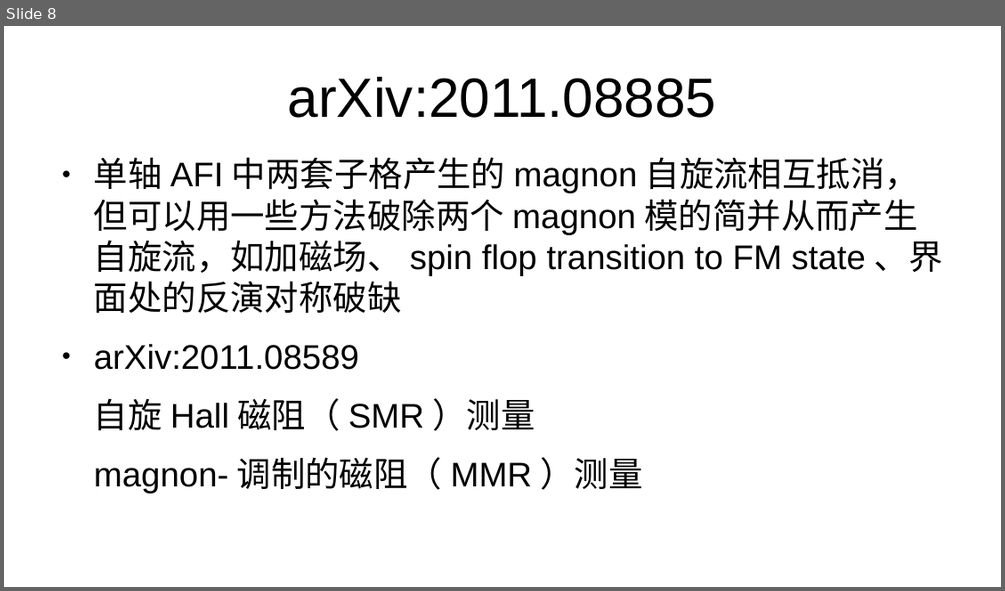
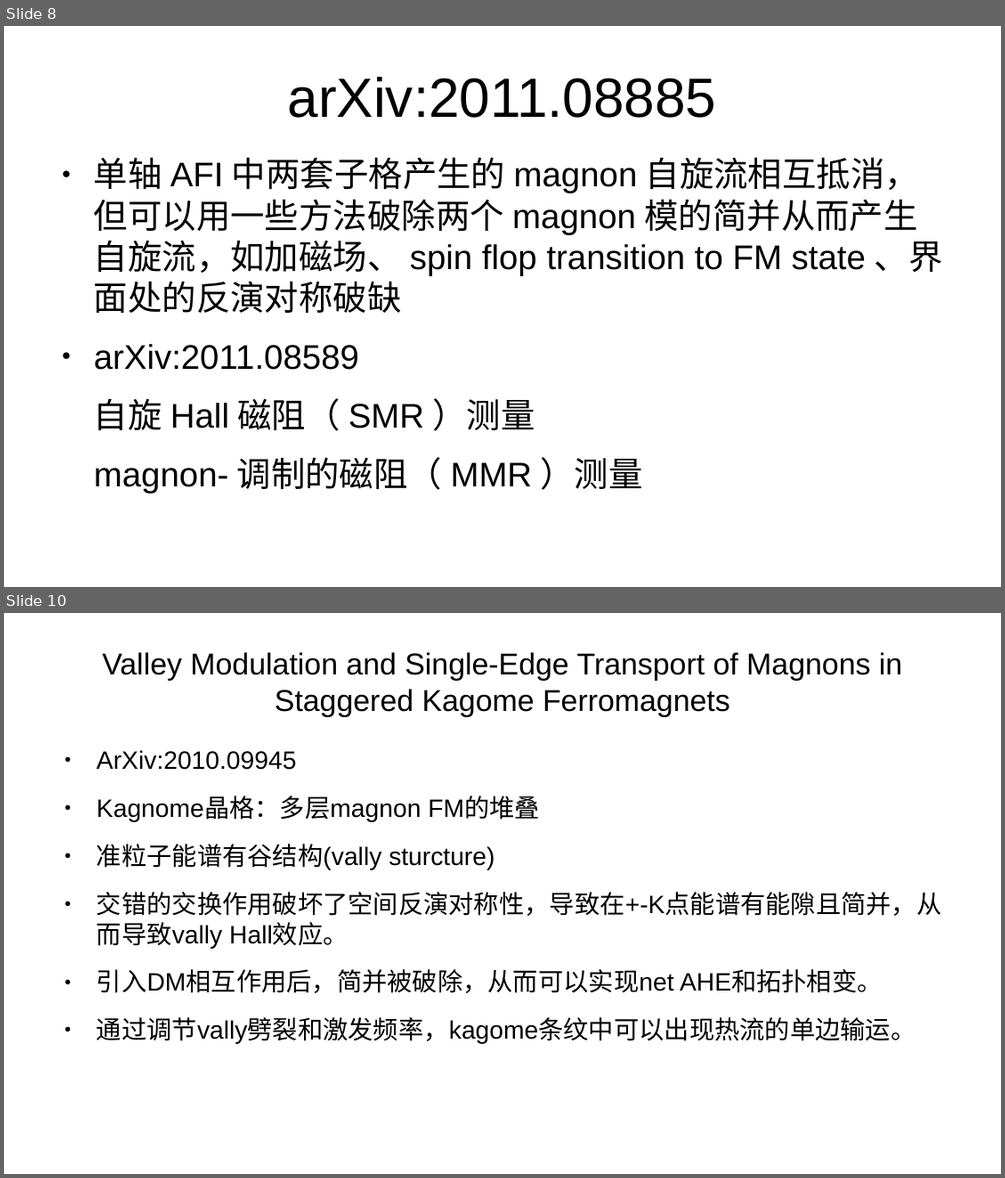
Before and after one commit to GoldenRaven/reference_reading, a slide deck: magnon.odp. Shown one above the other, each under a label of ours: slide 8 before the commit, slides 8 and 10 after it; the slides between them are not shown. The pictures are 1005x591 and 1005x1178 pixels, drawn with LibreOffice and Linux fonts; fonts in the diff are those of the drawing. Boxes give left, top, right and bottom in pixels: in the first picture for what was removed or moved away, otherwise in the second. Text is boxed around its words. In the diff, an @@ line names an element or a change of style, - is before the commit and + after.

```diff
--- a/magnon.odp
+++ b/magnon.odp
@@ slide 10 added at (4,613,1001,1174), background #FFFFFF @@
@@ title added at (102,652,902,716), 24 pt, text #000000 @@
+Valley Modulation and Single-Edge Transport of Magnons in Staggered Kagome Ferromagnets
@@ text added at (97,750,941,1044), 20 pt, text #000000 @@
+● ArXiv:2010.09945
+● Kagnome晶格：多层magnon FM的堆叠
+● 准粒子能谱有谷结构(vally sturcture)
+● 交错的交换作用破坏了空间反演对称性，导致在+-K点能谱有能隙且简并，从而导致vally Hall效应。
+● 引入DM相互作用后，简并被破除，从而可以实现net AHE和拓扑相变。
+● 通过调节vally劈裂和激发频率，kagome条纹中可以出现热流的单边输运。
```
Also in this commit, not shown: 3 other slides added, 1 slide removed, 6 other files.
